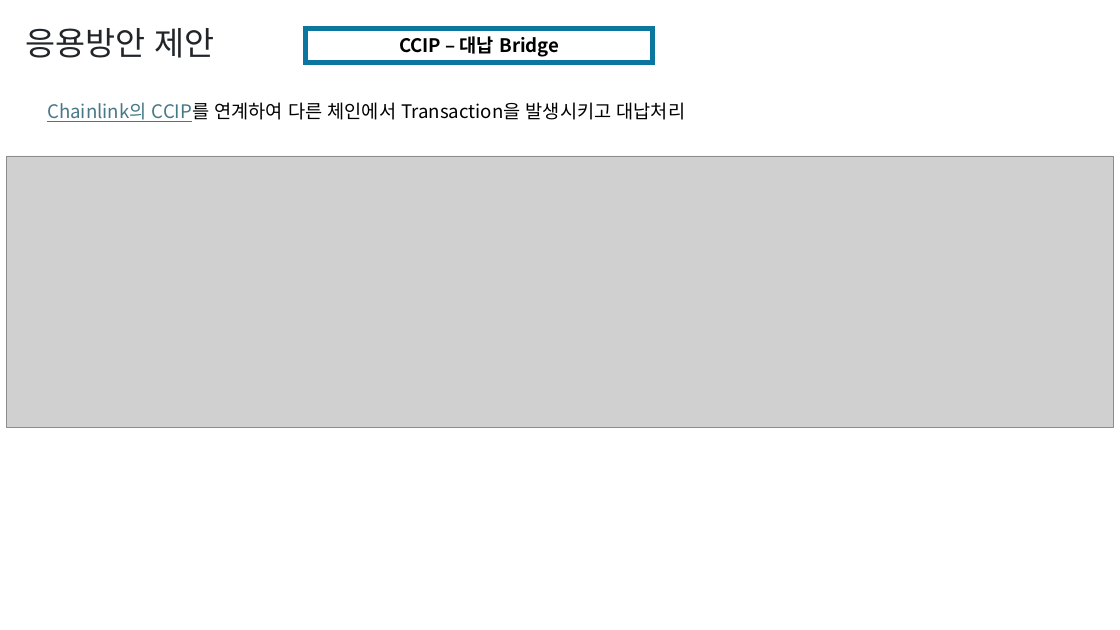
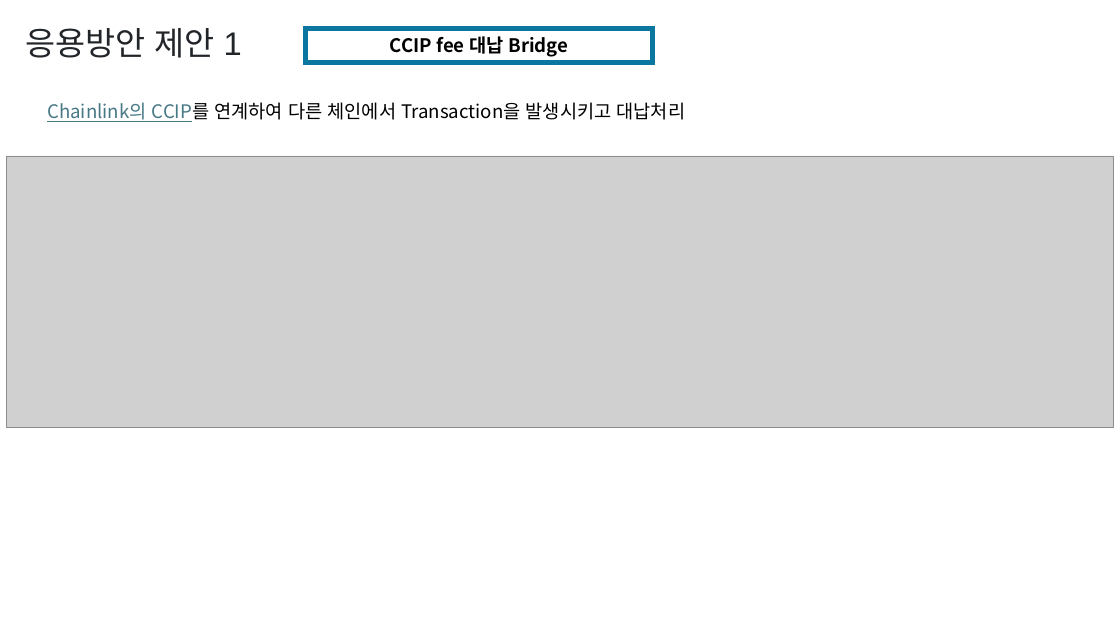
Before and after one commit to yyyljy/erc4337_alchemybundler, a slide deck: slide 15 of ERC4337.pptx. Drawn at 1120x630 pixels with LibreOffice and Linux fonts; fonts in the diff are those of the drawing; grey boxes stand for pictures. Boxes give left, top, right and bottom in pixels: in the first picture for what was removed or moved away, otherwise in the second. Text is boxed around its words. In the diff, an @@ line names an element or a change of style, - is before the commit and + after.

Commit message:
drawio ccip sequence 작성중, ppt 응용방안2(evm외 network bridge) 작성중

```diff
--- a/ERC4337.pptx
+++ b/ERC4337.pptx
@@ text at <box>25,28,242,58</box>: text changed @@
-응용방안 제안
+응용방안 제안 1
@@ text in rectangle at <box>390,36,568,57</box>: text changed @@
-CCIP – 대납 Bridge
+CCIP fee 대납 Bridge
```
Also in this commit, not shown: 3 other slides changed, 1 slide added, 2 other files.
